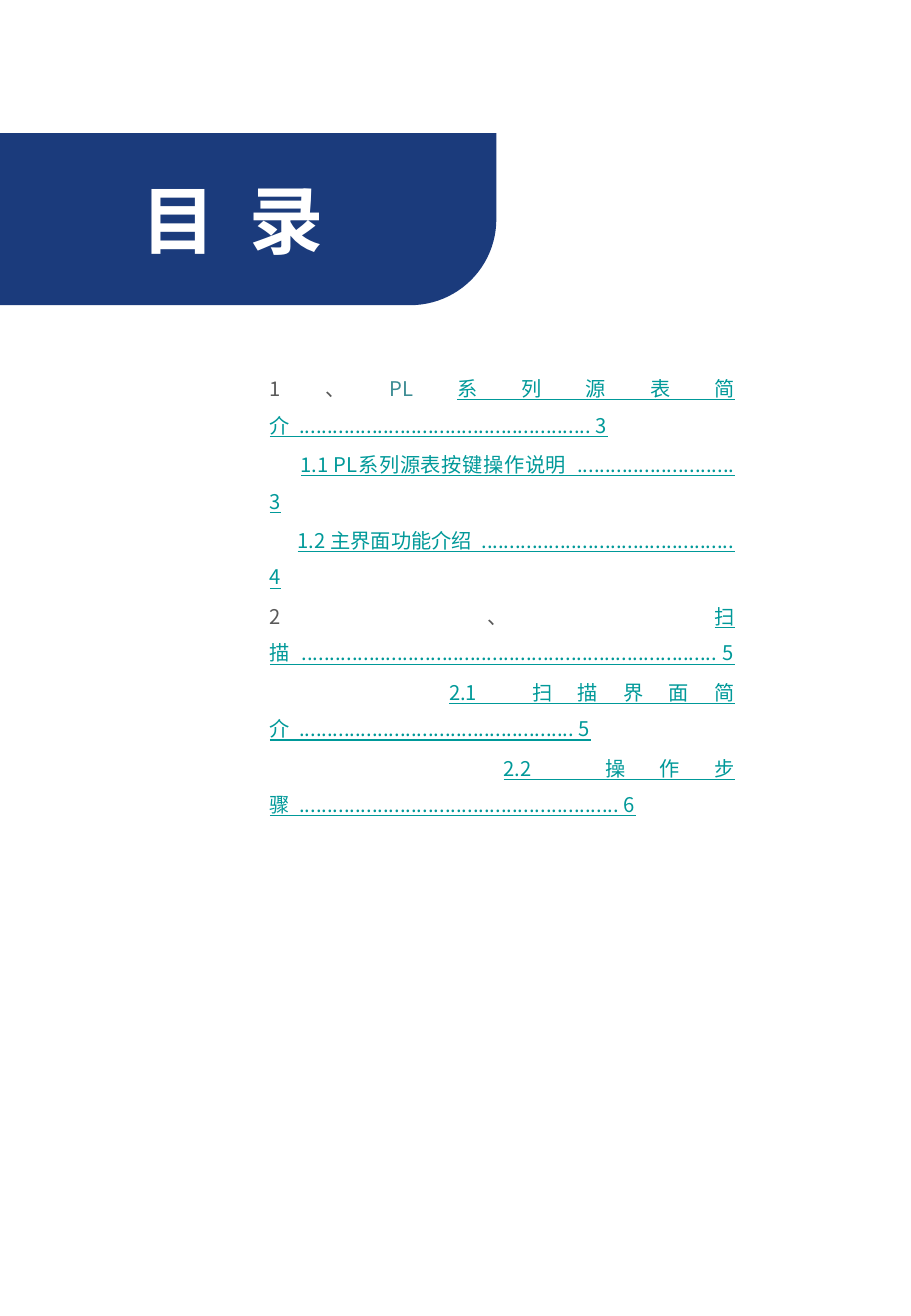
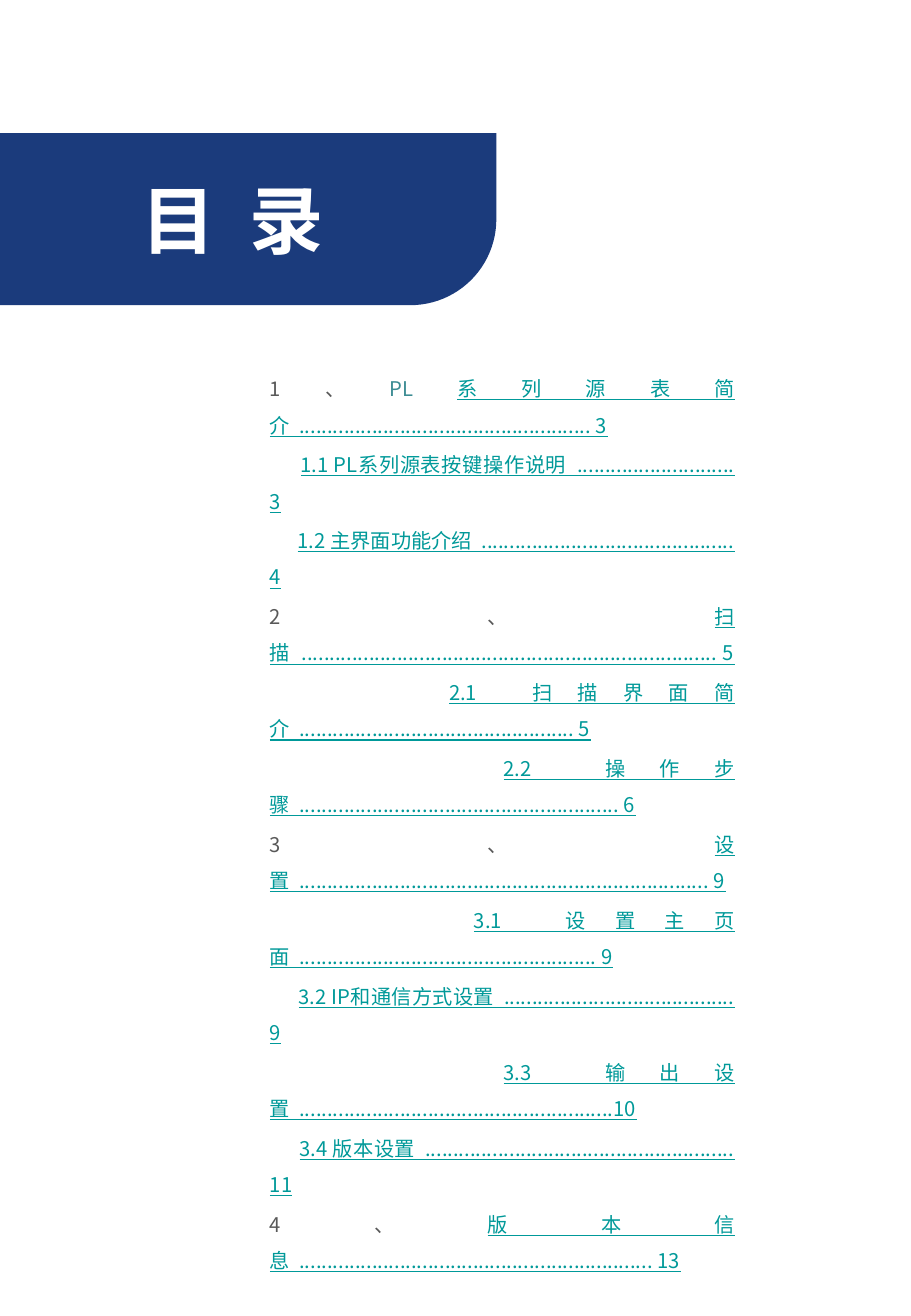
Before and after one commit to PathZW/Pss, a slide deck: slide 2 of 产品手册/PLx00/PL系列源表操作手册v1.0.1.pptx. Drawn at 911x1316 pixels with LibreOffice and Linux fonts; fonts in the diff are those of the drawing; background and template pictures are left out. Boxes give left, top, right and bottom in pixels: in the first picture for what was removed or moved away, otherwise in the second. Text is boxed around its words. In the diff, an @@ line names an element or a change of style, - is before the commit and + after.

```diff
--- a/产品手册/PLx00/PL系列源表操作手册v1.0.1.pptx
+++ b/产品手册/PLx00/PL系列源表操作手册v1.0.1.pptx
@@ text at [270,835,735,1272]: paragraphs added @@
+3、设置 ......................................................................... 9
+3.1 设置主页面 ..................................................... 9
+3.2 IP和通信方式设置 ......................................... 9
+3.3 输出设置 ........................................................10
+3.4 版本设置 ....................................................... 11
+4、版本信息 ............................................................... 13
```
Also in this commit, not shown: 4 other slides changed, 5 slides added, 1 slide removed, 1 other file.
